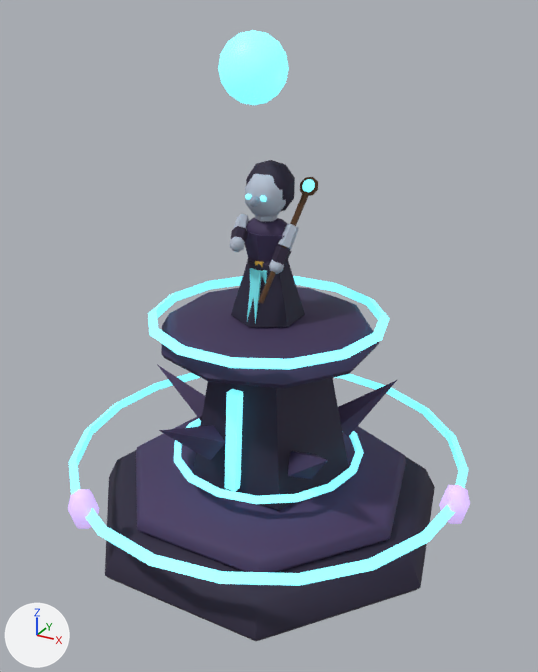
One commit to the glTF model assets/3d/tours/ombres-5.glb: the scene before it, then after it.
Rendered twice from a 50 mm camera at (0.669, -1.211, 1.032) aimed at (0.016, -0.025, 0.44). Arrows for +X, +Y and +Z are at lower left; the lights stay in place. The older version comes first. Where no turn or scale is listed for an object, it has been applied to the vertices. Vertices at exactly the same position are counted once.

The first picture shows 'AnneauFlottant_lueur', 'Buste_peint', 'Crane_peint', 'OrbeMagique', 'Rune', 'ombres_5_lueur', 'ombres_5_peint' and 6 more.
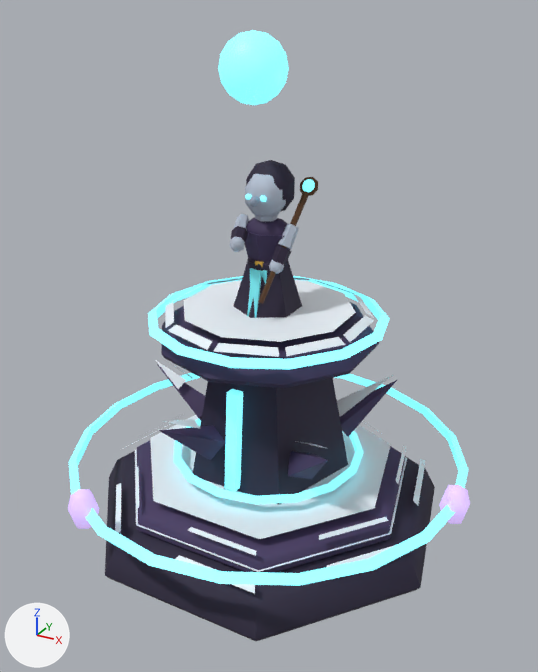
What the commit changed:
me_balcon is used by ob_ombres_5_peint; location (0.0, 0.0, 0.42).
me_balcon had 141 vertices, 246 faces and spanned x -0.383..0.383, y -0.354..0.393, z -0.42..0.05.
me_balcon now has 304 vertices, 331 faces and spans x -0.383..0.383, y -0.354..0.393, z -0.42..0.071.
Part 1, on me_balcon:
163 vertices are added at x -0.355..0.353, y -0.329..0.363, z -0.329..0.071.
85 new faces join them.

Changed parts and their boxes (x1, y1, x2, y2) in the pictures (538 x 672 px):
'ombres_5_peint', reshaped
    before: (105, 287, 435, 641)
    after: (105, 278, 435, 641)
part 1 of me_balcon, added
    after: (115, 278, 426, 594)
